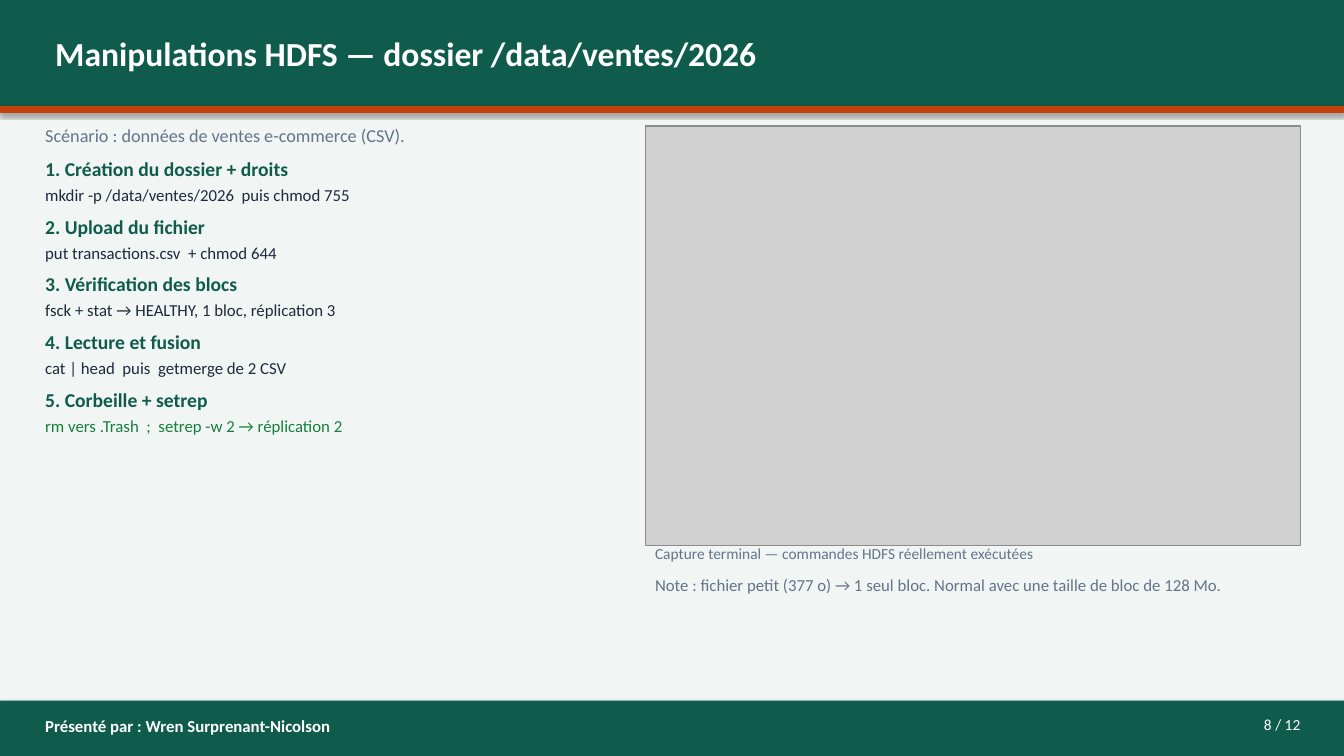
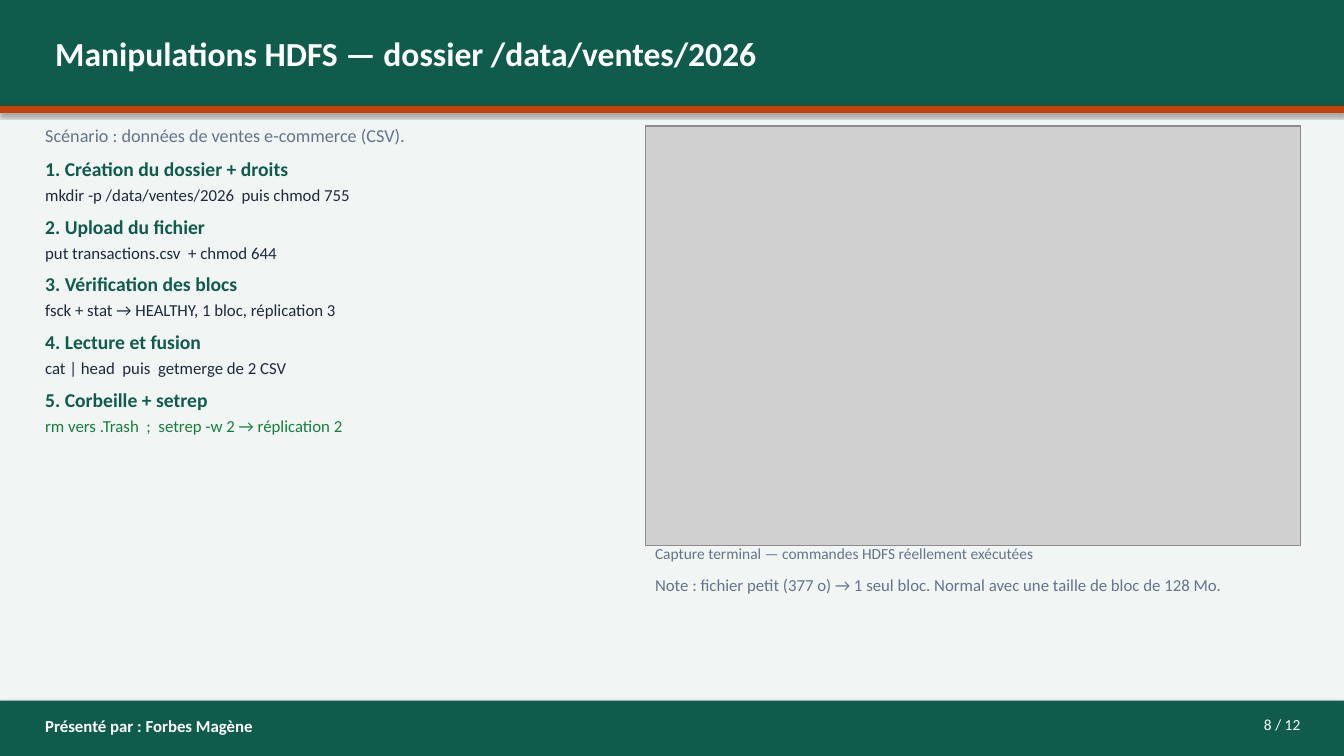
Before and after one commit to asinyopetro/Les_Hadoop_Riders_G4, a slide deck: slide 8 of presentation/PRESENTATION-G4-Les_Hadoop_Riders.pptx. Drawn at 1344x756 pixels with LibreOffice and Linux fonts; fonts in the diff are those of the drawing; grey boxes stand for pictures. Boxes give left, top, right and bottom in pixels: in the first picture for what was removed or moved away, otherwise in the second. Text is boxed around its words. In the diff, an @@ line names an element or a change of style, - is before the commit and + after.

```diff
--- a/presentation/PRESENTATION-G4-Les_Hadoop_Riders.pptx
+++ b/presentation/PRESENTATION-G4-Les_Hadoop_Riders.pptx
@@ text at [45, 720, 253, 735]: text changed @@
-Présenté par : Wren Surprenant-Nicolson
+Présenté par : Forbes Magène
```
Also in this commit, not shown: 8 other slides changed, 3 other files.
